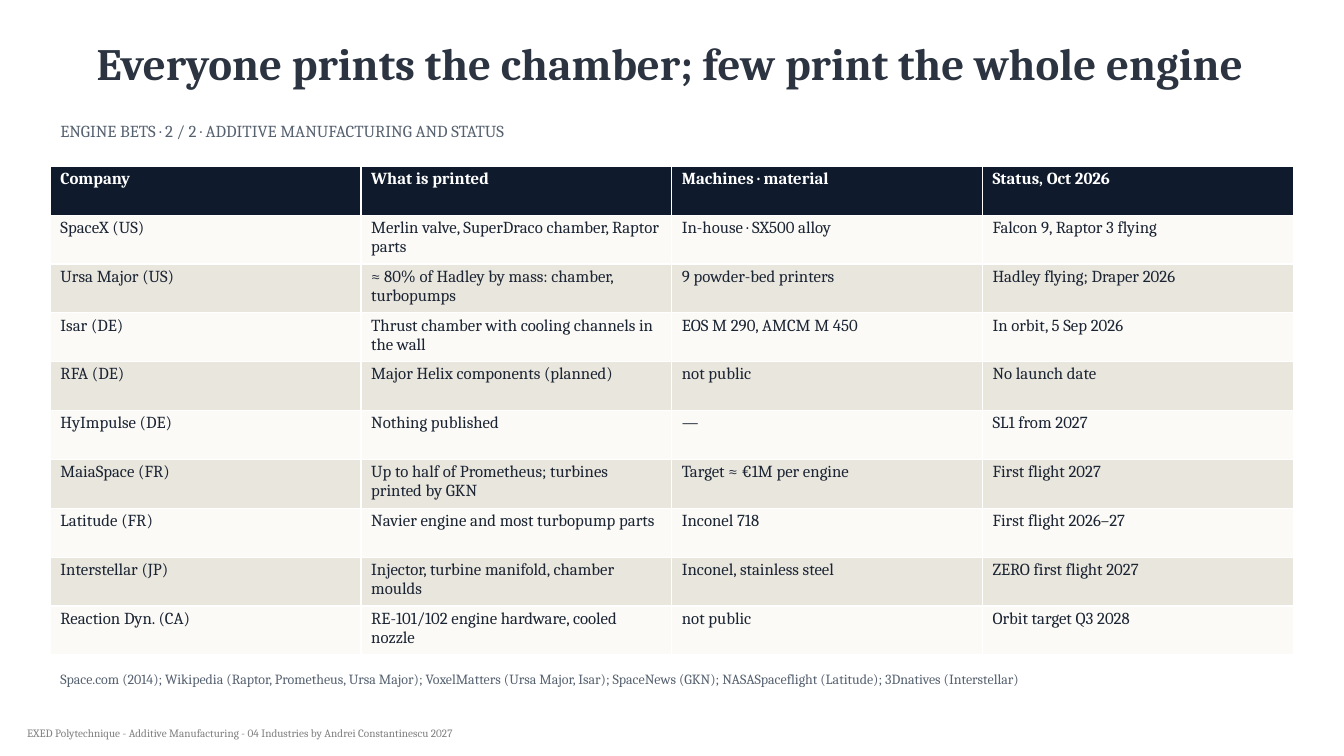
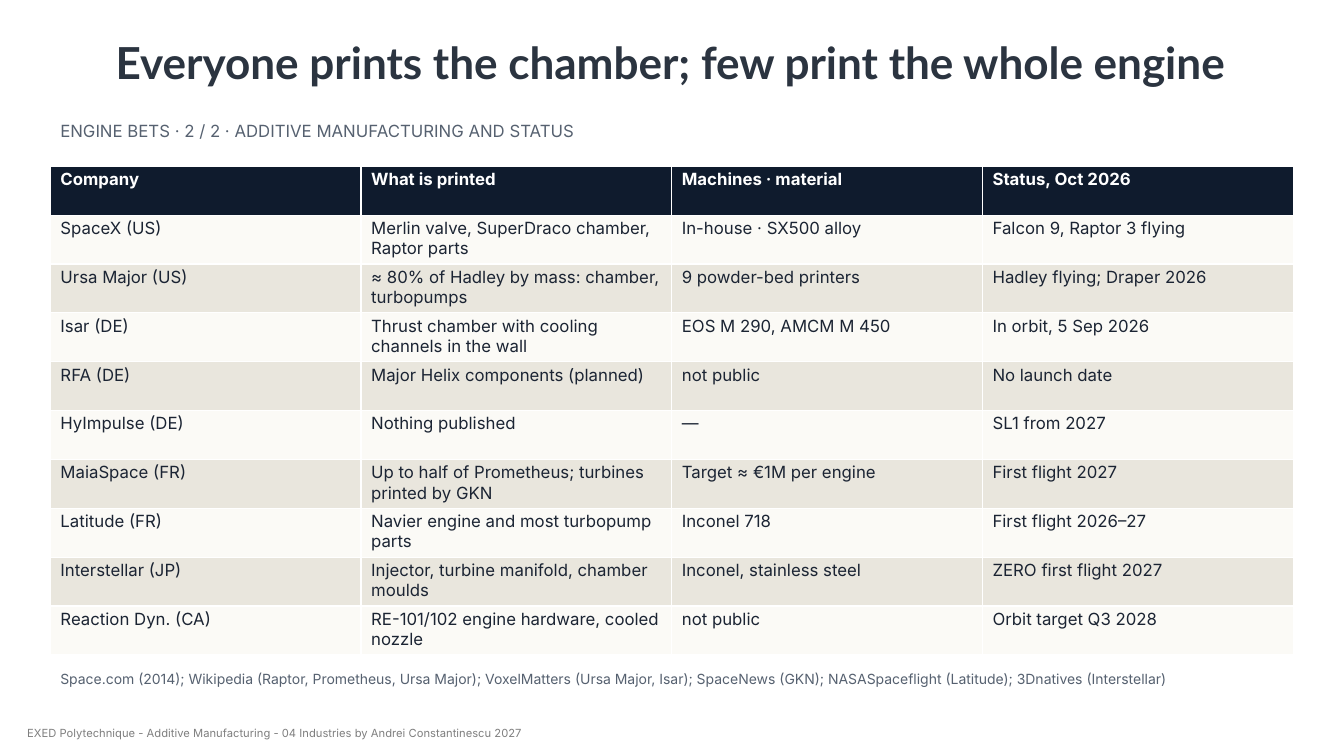
Before and after one commit to aconstant-lms/X-FabAdd, a slide deck: slide 30 of 04_industries/space/slides/04_am_space.pptx. Drawn at 1344x756 pixels with LibreOffice and Linux fonts; fonts in the diff are those of the drawing. Boxes give left, top, right and bottom in pixels: in the first picture for what was removed or moved away, otherwise in the second. Text is boxed around its words. In the diff, an @@ line names an element or a change of style, - is before the commit and + after.

```diff
--- a/04_industries/space/slides/04_am_space.pptx
+++ b/04_industries/space/slides/04_am_space.pptx
@@ title "Everyone prints the chamber; few ..." at bbox=[116, 46, 1225, 87]: size 32 to 31.5 pt, font Cambria to Lato @@
@@ table at bbox=[50, 166, 1293, 655] @@
@@ font Cambria to Inter @@
@@ font Cambria to Inter in 3 elements at bbox=[60, 124, 574, 137], bbox=[60, 672, 1167, 687], bbox=[27, 728, 521, 740] @@
```
Also in this commit, not shown: 53 other slides changed, 12 other files.
